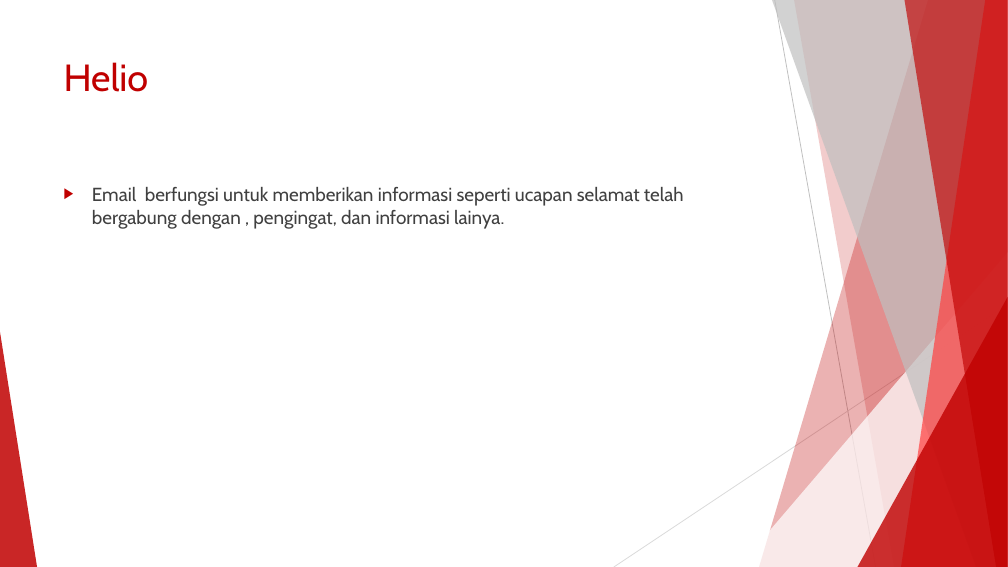
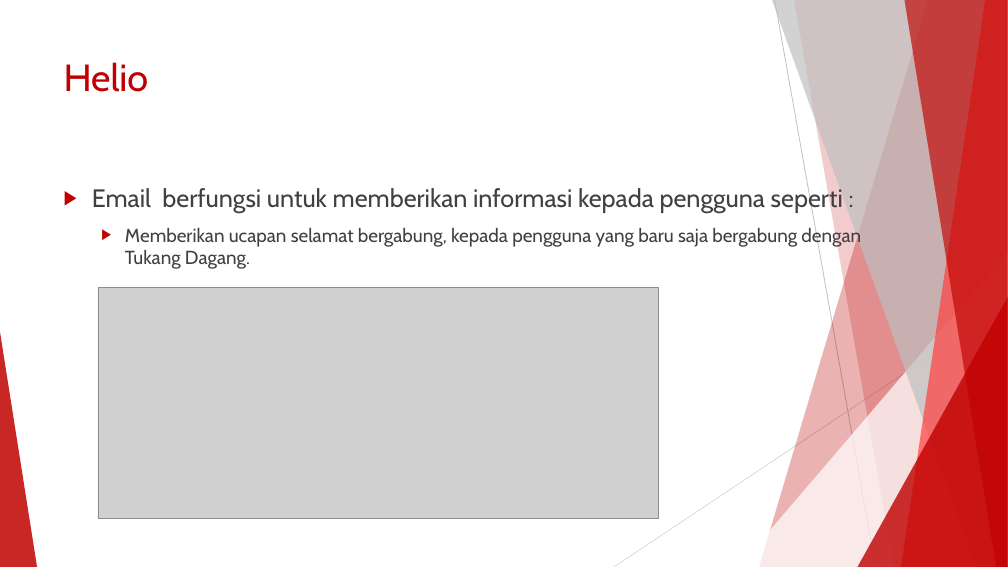
Before and after one commit to trysetyoutomo/tukang-dagang, a slide deck: slide 22 of presentation,video, & proposal/TUKANG DAGANG.pptx (slide 20 before the commit). Drawn at 1008x567 pixels with LibreOffice and Linux fonts; fonts in the diff are those of the drawing; grey boxes stand for pictures. Boxes give left, top, right and bottom in pixels: in the first picture for what was removed or moved away, otherwise in the second. Text is boxed around its words. In the diff, an @@ line names an element or a change of style, - is before the commit and + after.

```diff
--- a/presentation,video, & proposal/TUKANG DAGANG.pptx
+++ b/presentation,video, & proposal/TUKANG DAGANG.pptx
@@ text at [92, 186, 861, 269]: text changed @@
-▶ Email berfungsi untuk memberikan informasi seperti ucapan selamat telah bergabung dengan , pengingat, dan informasi lainya.
+▶ Email berfungsi untuk memberikan informasi kepada pengguna seperti :
+  ▶ Memberikan ucapan selamat bergabung, kepada pengguna yang baru saja bergabung dengan Tukang Dagang.
@@ picture added at [98, 288, 659, 519] @@
```
Also in this commit, not shown: 2 other slides changed, 2 slides added, 3 other files.
